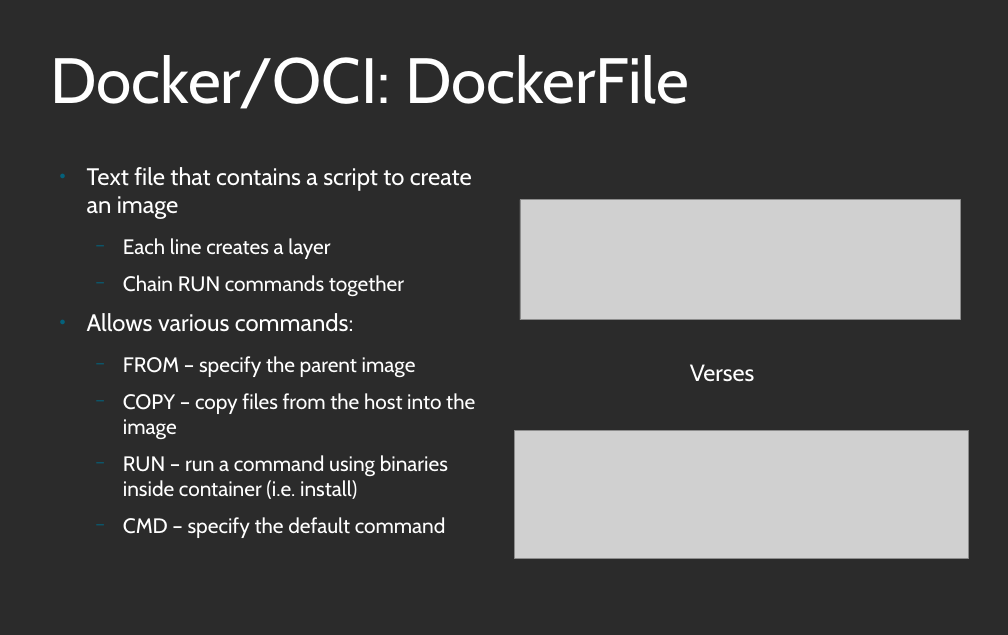
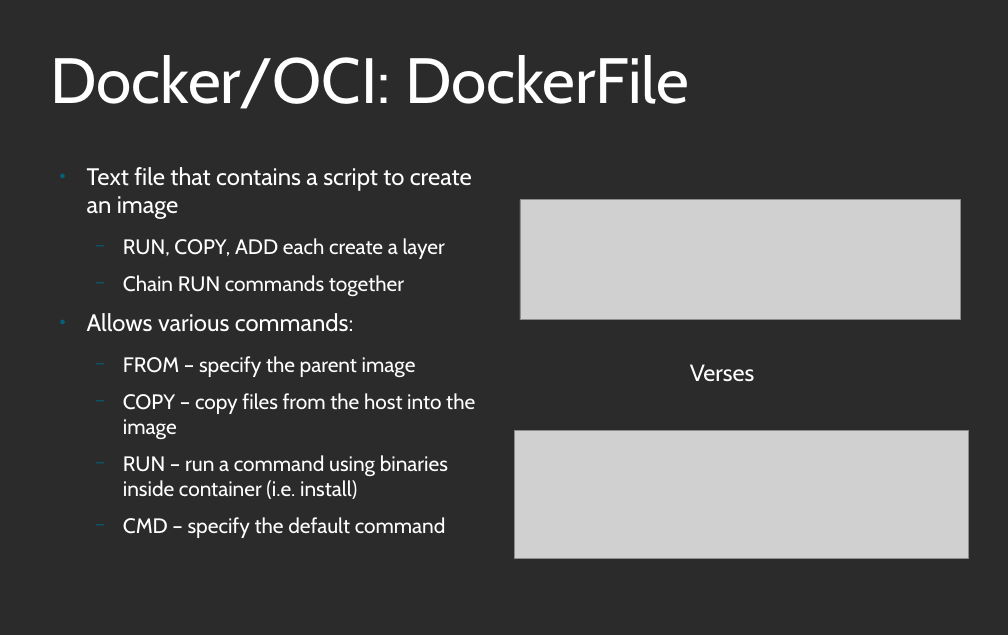
Before and after one commit to jjquin/presentations, a slide deck: slide 29 of 2019_November/Containers101_NOV_2019.odp. Drawn at 1008x635 pixels with LibreOffice and Linux fonts; fonts in the diff are those of the drawing; grey boxes stand for pictures; background and template pictures are left out; a plain dark background stands for a picture behind light text. Boxes give left, top, right and bottom in pixels: in the first picture for what was removed or moved away, otherwise in the second. Text is boxed around its words. In the diff, an @@ line names an element or a change of style, - is before the commit and + after.

Commit message:
Fixed DockerFile commands that add a layer

```diff
--- a/2019_November/Containers101_NOV_2019.odp
+++ b/2019_November/Containers101_NOV_2019.odp
@@ text at [123,238,445,259]: text changed @@
-  − Each line creates a layer
+  − RUN, COPY, ADD each create a layer
```
Also in this commit, not shown: 1 other file.
